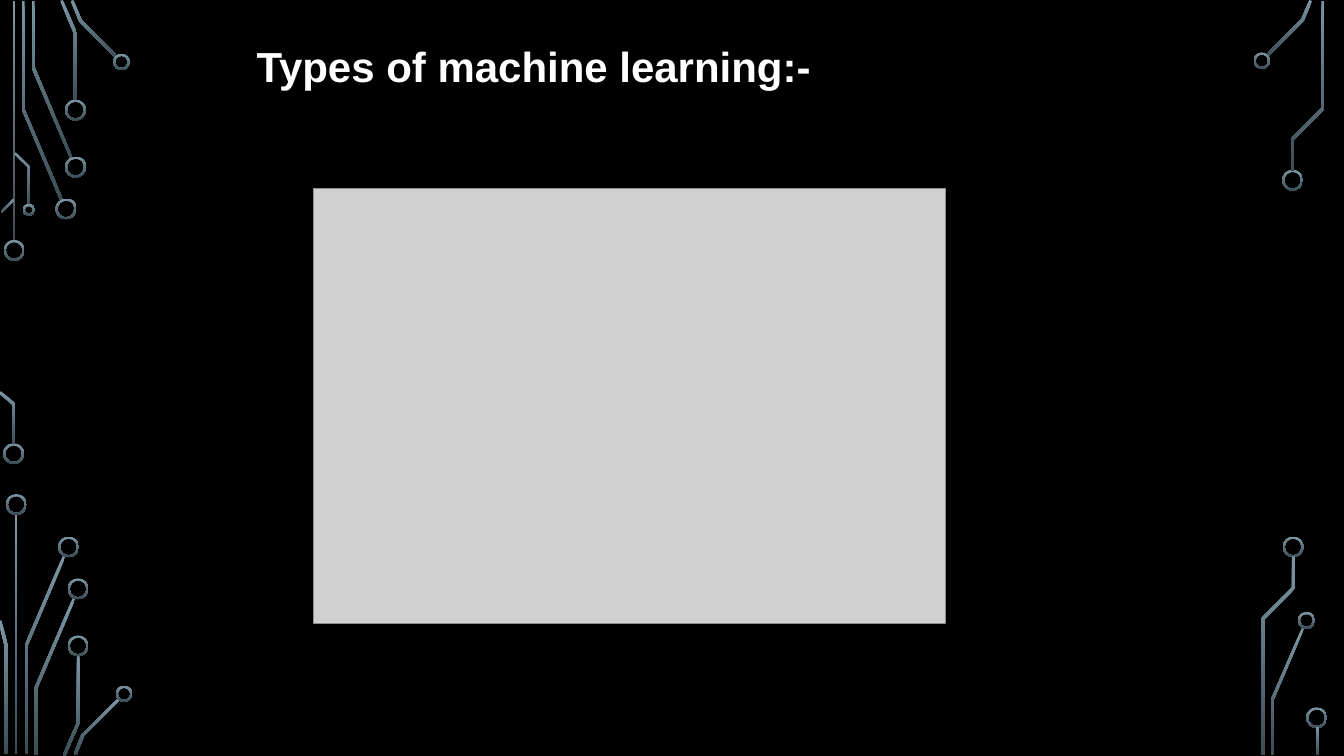
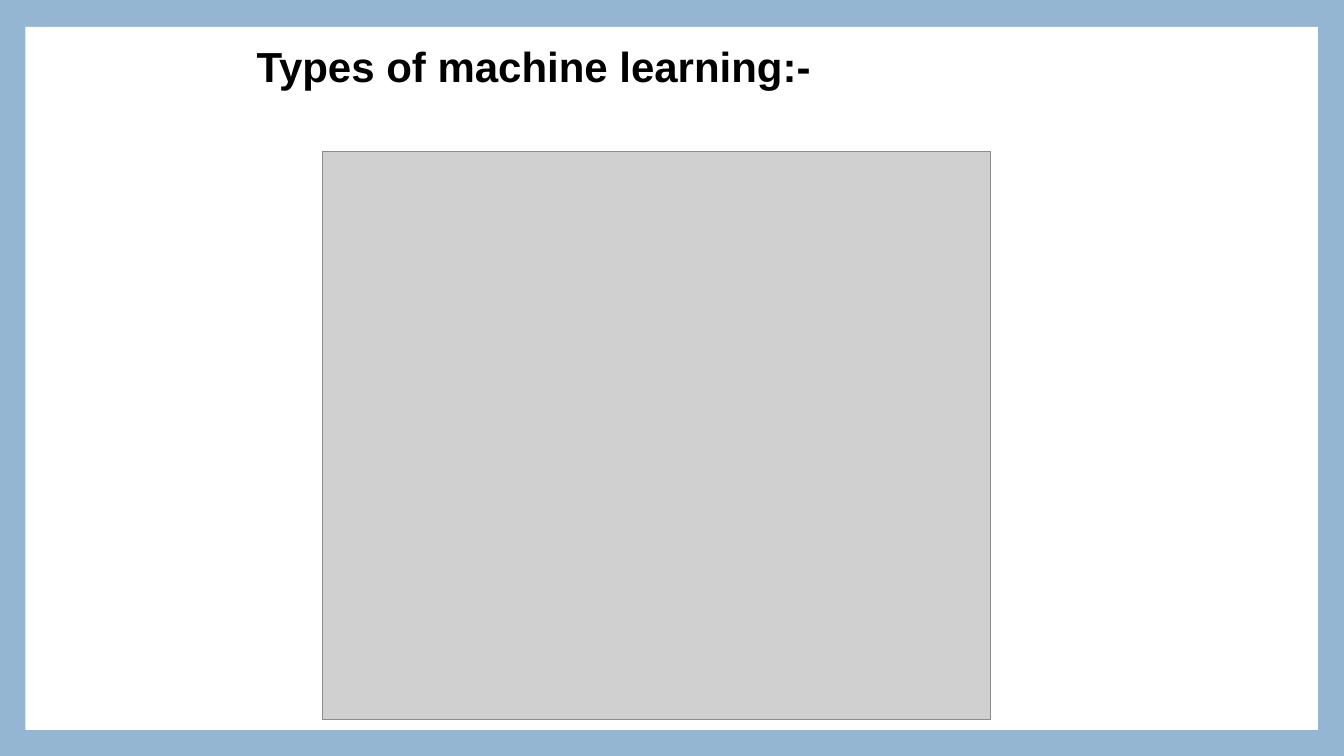
Before and after one commit to Akshaykumar2004/Aigle_Assignment6, a slide deck: slide 7 of AgileProject.pptx. Drawn at 1344x756 pixels with LibreOffice and Linux fonts; fonts in the diff are those of the drawing; grey boxes stand for pictures; background and template pictures are left out. Boxes give left, top, right and bottom in pixels: in the first picture for what was removed or moved away, otherwise in the second. Text is boxed around its words. In the diff, an @@ line names an element or a change of style, - is before the commit and + after.

```diff
--- a/AgileProject.pptx
+++ b/AgileProject.pptx
@@ background picture (left out) to #94B6D2 @@
@@ rectangle added at box(25, 27, 1318, 730), fill #FFFFFF @@
@@ text "Types of machine learning:-" at box(257, 51, 810, 91): text colour #FFFFFF to #000000 @@
@@ picture: place and size @@
-picture at box(314, 189, 946, 623)
+picture at box(323, 151, 991, 720)
@@ group removed at box(0, 0, 1328, 756): 33 freeform shapes, 3 rectangles @@
```
Also in this commit, not shown: 16 other slides changed, 3 other files.
